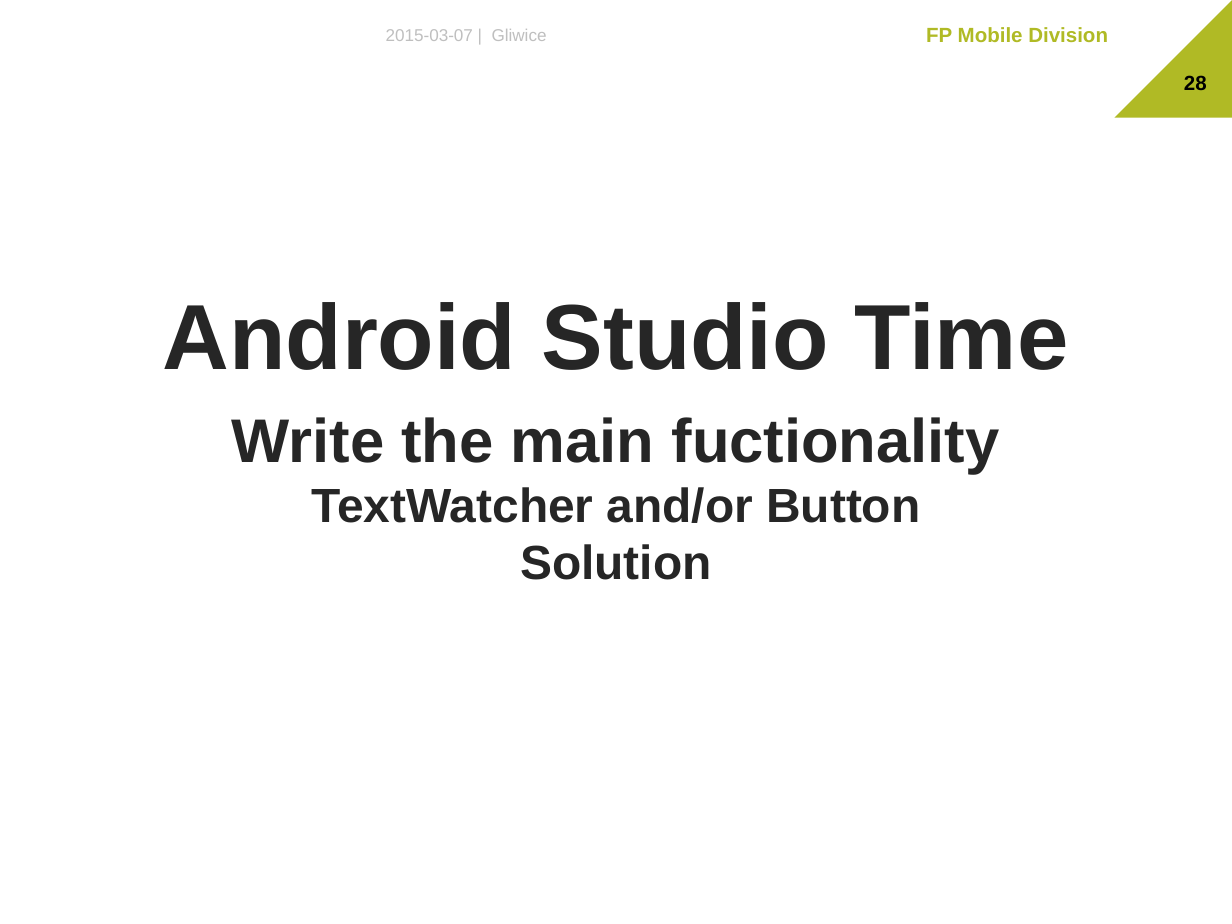
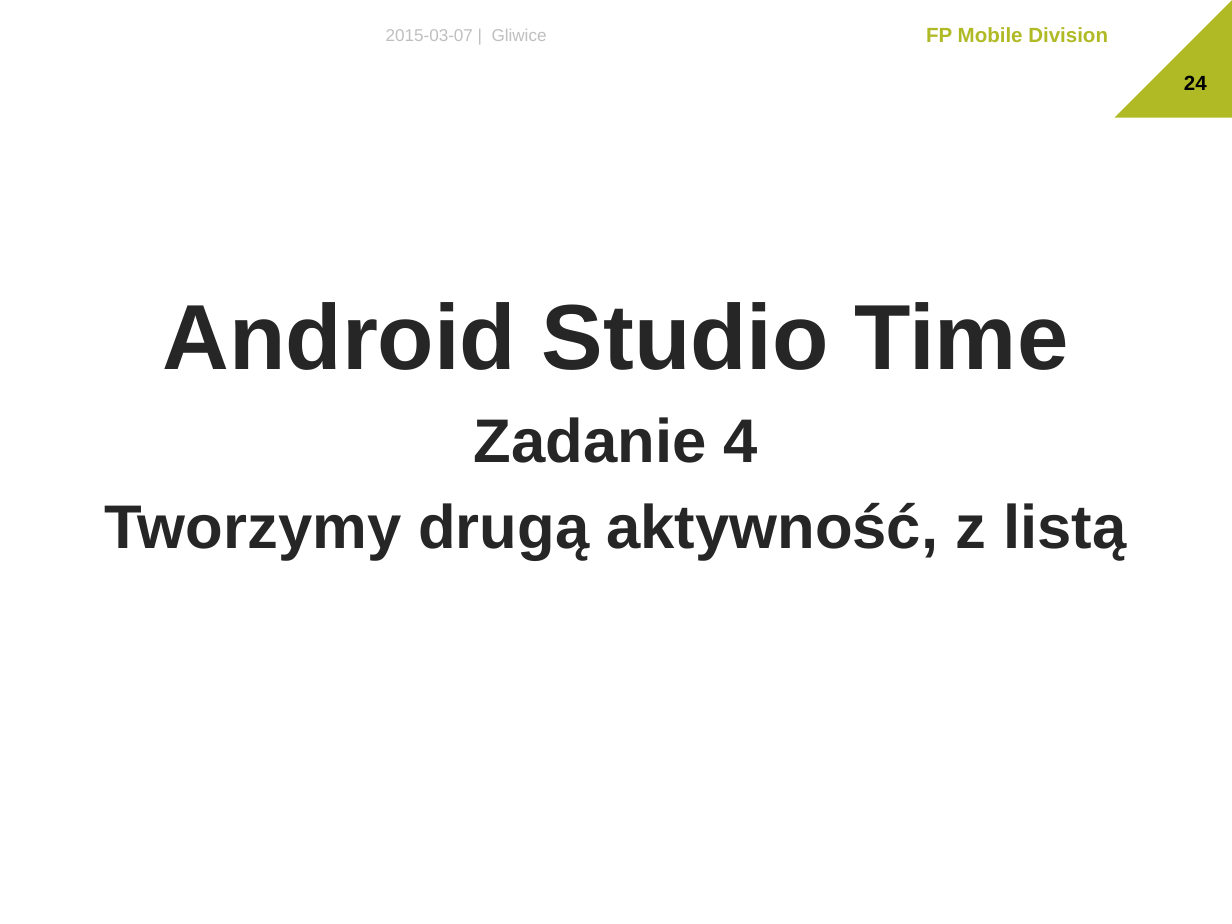
Before and after one commit to The-Lizard-Project/android-basics, a slide deck: slide 24 of Dokumenty/Presentation.pptx (slide 28 before the commit). Drawn at 1232x924 pixels with LibreOffice and Linux fonts; fonts in the diff are those of the drawing; background and template pictures are left out. Boxes give left, top, right and bottom in pixels: in the first picture for what was removed or moved away, otherwise in the second. Text is boxed around its words. In the diff, an @@ line names an element or a change of style, - is before the commit and + after.

```diff
--- a/Dokumenty/Presentation.pptx
+++ b/Dokumenty/Presentation.pptx
@@ page number at box(1184, 75, 1207, 90): text changed @@
-28
+24
@@ text at box(105, 417, 1126, 560): text changed; size 28 to 36 pt @@
-Write the main fuctionality
-TextWatcher and/or Button
-Solution
+Zadanie 4
+Tworzymy drugą aktywność, z listą
```
Also in this commit, not shown: 18 other slides changed, 6 slides added, 2 slides removed.
